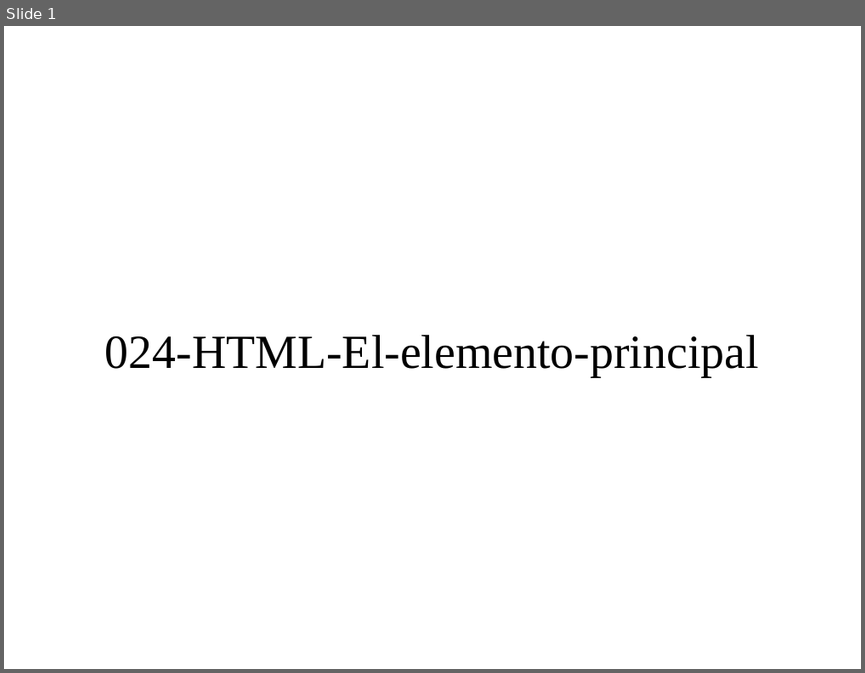
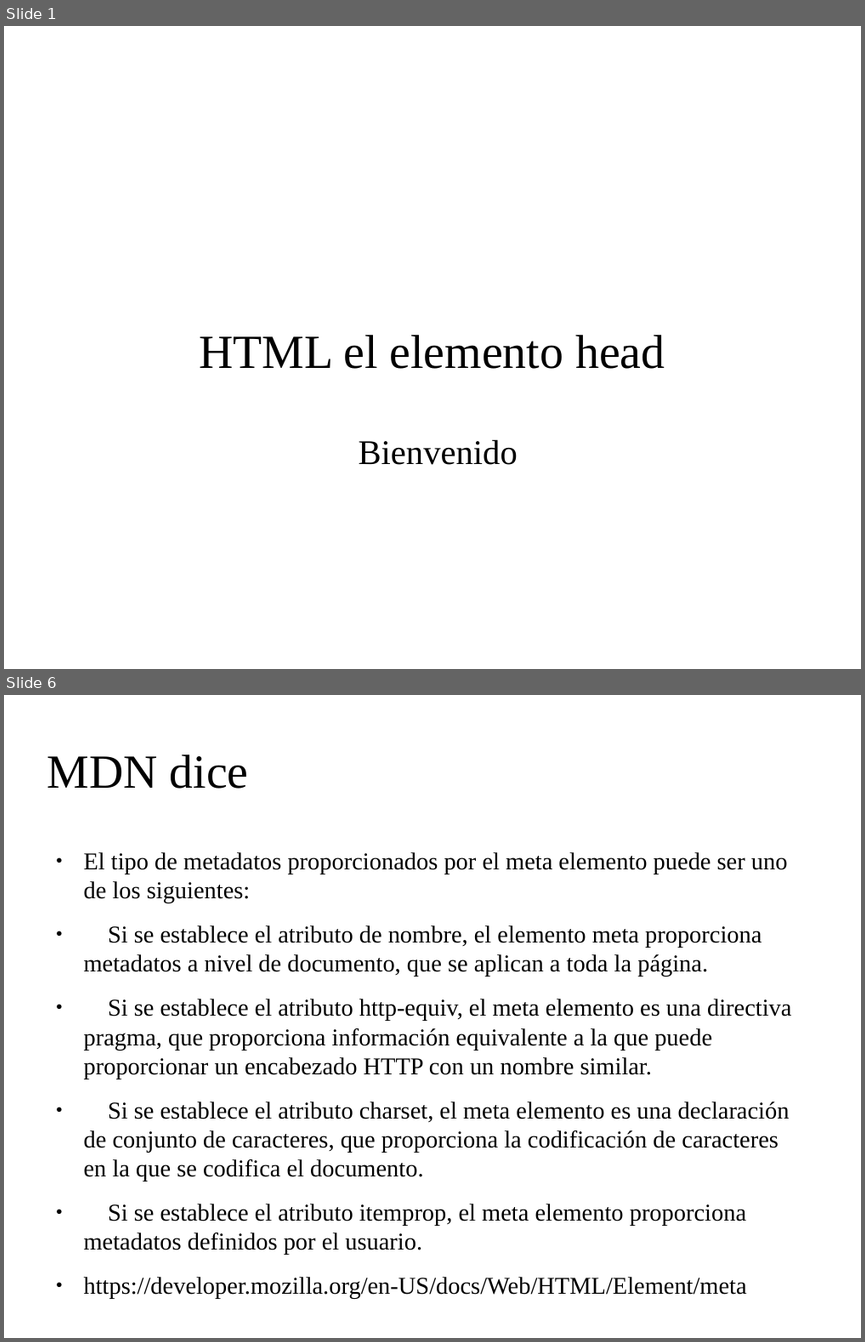
Before and after one commit to codefuncode/Curso-de-HTML-2020, a slide deck: 01-Tutorial-HTML/024-HTML-El-elemento-principal/024-HTML-El-elemento-principal.odp. Shown one above the other, each under a label of ours: slide 1 before the commit, slides 1 and 6 after it; the slides between them are not shown. The pictures are 865x673 and 865x1342 pixels, drawn with LibreOffice and Linux fonts; fonts in the diff are those of the drawing; background and template pictures are left out. Boxes give left, top, right and bottom in pixels: in the first picture for what was removed or moved away, otherwise in the second. Text is boxed around its words. In the diff, an @@ line names an element or a change of style, - is before the commit and + after.

```diff
--- a/01-Tutorial-HTML/024-HTML-El-elemento-principal/024-HTML-El-elemento-principal.odp
+++ b/01-Tutorial-HTML/024-HTML-El-elemento-principal/024-HTML-El-elemento-principal.odp
@@ slide 6 added at (4,695,861,1338), background picture (left out) @@
@@ title added at (46,755,249,789), 44 pt, text #000000 @@
+MDN dice
@@ text added at (84,852,791,1299), 22.4 pt, text #000000 @@
+● El tipo de metadatos proporcionados por el meta elemento puede ser uno de los siguientes:
+● Si se establece el atributo de nombre, el elemento meta proporciona metadatos a nivel de documento, que se aplican a toda la página.
+● Si se establece el atributo http-equiv, el meta elemento es una directiva pragma, que proporciona información equivalente a la que puede proporcionar un encabezado HTTP con un nombre similar.
+● Si se establece el atributo charset, el meta elemento es una declaración de conjunto de caracteres, que proporciona la codificación de caracteres en la que se codifica el documento.
+● Si se establece el atributo itemprop, el meta elemento proporciona metadatos definidos por el usuario.
+● https://developer.mozilla.org/en-US/docs/Web/HTML/Element/meta
@@ slide 1 changed as well @@
@@ title at (199,335,664,369): text changed @@
-024-HTML-El-elemento-principal
+HTML el elemento head
@@ text added at (358,439,517,465), 32 pt, text #000000 @@
+Bienvenido
```
Also in this commit, not shown: 5 other slides added, 4 slides removed, 7 other files.
